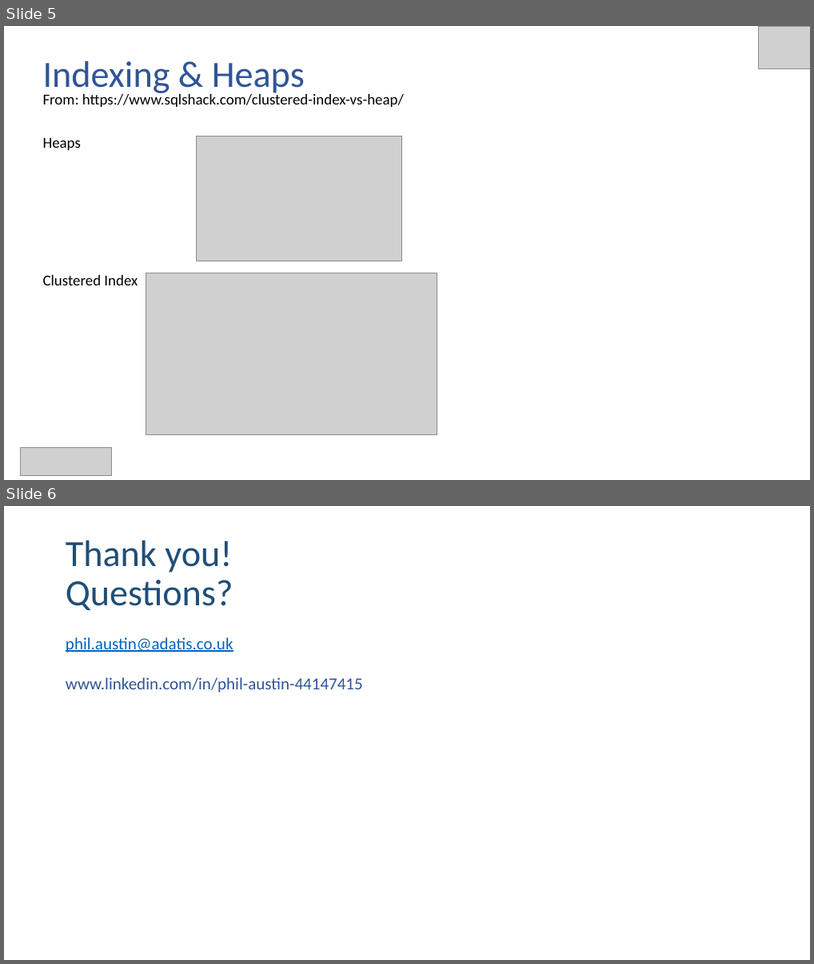
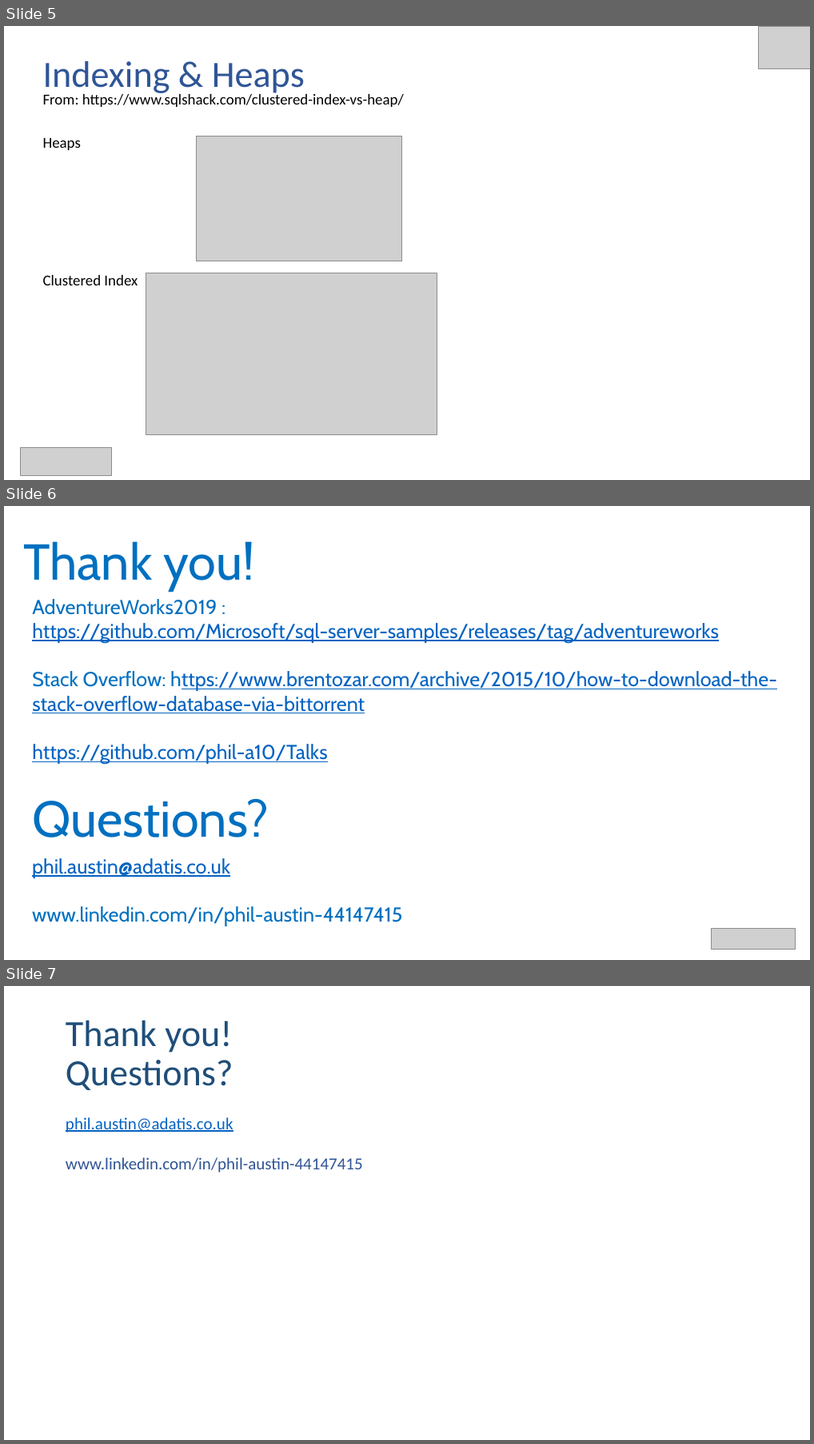
Before and after one commit to phil-a10/Talks, a slide deck: SQL Query Long Talk/Adatis/SQL Query Talk.pptx. Shown one above the other, each under a label of ours: slides 5 and 6 before the commit, slides 5, 6 and 7 after it. The pictures are 814x964 and 814x1444 pixels, drawn with LibreOffice and Linux fonts; fonts in the diff are those of the drawing; grey boxes stand for pictures. Boxes give left, top, right and bottom in pixels: in the first picture for what was removed or moved away, otherwise in the second. Text is boxed around its words. In the diff, an @@ line names an element or a change of style, - is before the commit and + after.

Commit message:
Changes for December talk for Adatis

```diff
--- a/SQL Query Long Talk/Adatis/SQL Query Talk.pptx
+++ b/SQL Query Long Talk/Adatis/SQL Query Talk.pptx
@@ slide 6 added at bbox=[4, 506, 810, 960], background #FFFFFF @@
@@ text added at bbox=[23, 541, 254, 591], 60 pt, text #0070C0 @@
+Thank you!
@@ text added at bbox=[32, 599, 778, 764], 24 pt, text #0563C1, underline @@
+AdventureWorks2019 : https://github.com/Microsoft/sql-server-samples/releases/tag/adventureworks
+Stack Overflow: https://www.brentozar.com/archive/2015/10/how-to-download-the-stack-overflow-database-via-bittorrent
+https://github.com/phil-a10/Talks
@@ text added at bbox=[32, 798, 269, 837], 60 pt, text #0070C0 @@
+Questions?
@@ text added at bbox=[32, 858, 402, 926], 24 pt, text #0070C0 @@
+phil.austin@adatis.co.uk
+www.linkedin.com/in/phil-austin-44147415
@@ picture added at bbox=[712, 928, 796, 949] @@
@@ what was slide 6 is now slide 7 @@
```
Also in this commit, not shown: 11 other files.
